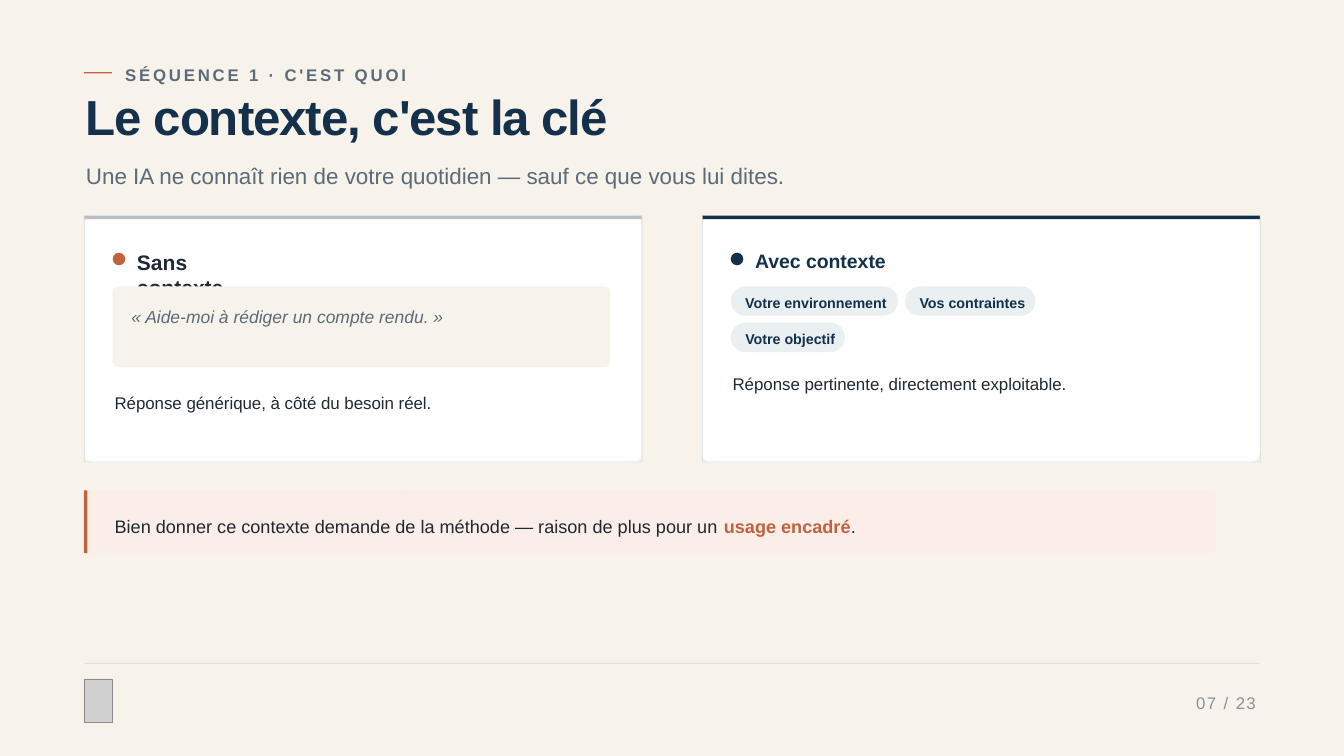
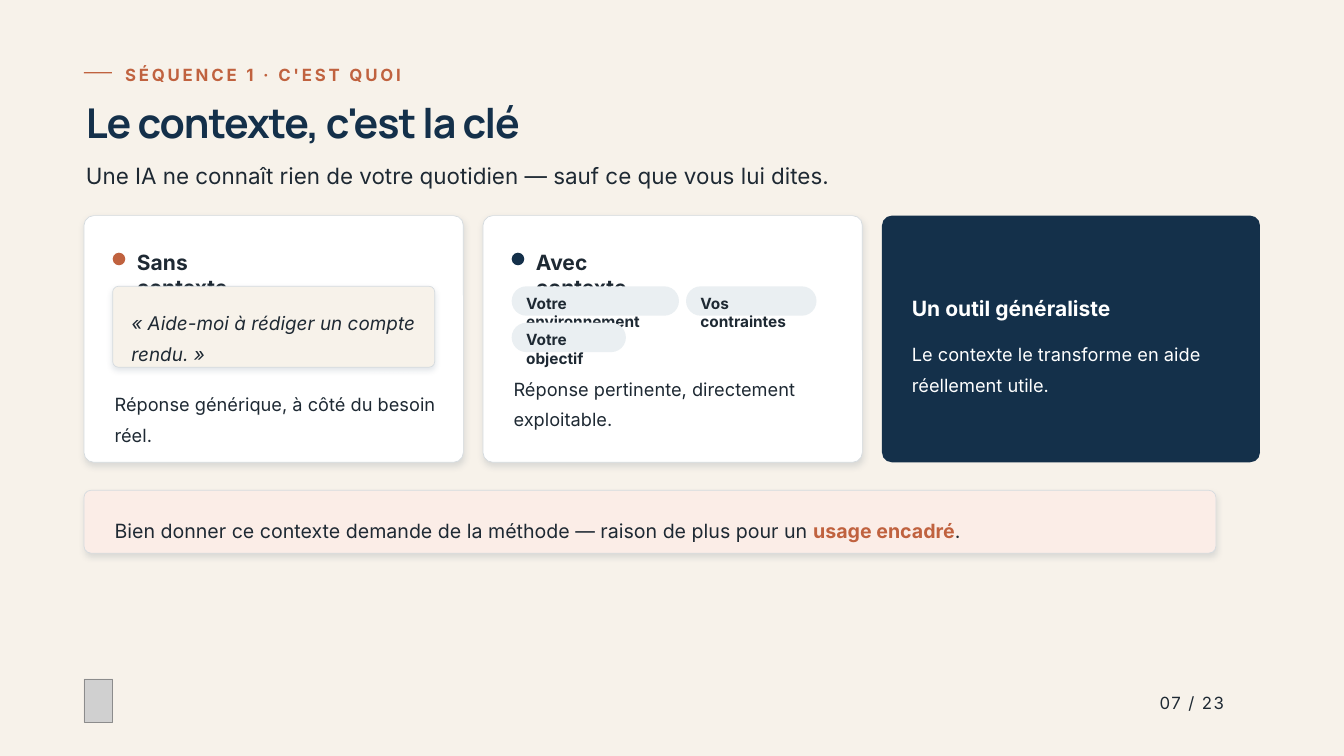
Before and after one commit to IsomereFR/Divers, a slide deck: slide 7 of Demande_de_prompt_formation_IA_2.pptx. Drawn at 1344x756 pixels with LibreOffice and Linux fonts; fonts in the diff are those of the drawing; grey boxes stand for pictures. Boxes give left, top, right and bottom in pixels: in the first picture for what was removed or moved away, otherwise in the second. Text is boxed around its words. In the diff, an @@ line names an element or a change of style, - is before the commit and + after.

```diff
--- a/Demande_de_prompt_formation_IA_2.pptx
+++ b/Demande_de_prompt_formation_IA_2.pptx
@@ text "SÉQUENCE 1 · C'EST QUOI" at [125,67,400,82]: font Arial to Inter, text colour #5B6B79 to #C0623F @@
@@ text "Le contexte, c'est la clé" at [86,105,520,144]: size 52.7 to 44 pt, font Arial to Manrope; line spacing 0.84 to 1.04 @@
@@ text "Une IA ne connaît rien ..." at [86,167,829,189]: font Arial to Inter, text colour #5B6B79 to #1E2933 @@
@@ rounded rectangle: place and size @@
-rounded rectangle at [84,216,642,462]
+rounded rectangle at [84,216,464,462]
@@ rectangle removed at [84,216,642,219] @@
@@ rectangle removed at [84,216,85,462] @@
@@ outline none to #D5DBDF 0.75 pt; shadow on in 4 elements at [84,491,1216,554], [84,216,464,462], [113,286,435,367], [483,216,863,462] @@
@@ rounded rectangle: place and size @@
-rounded rectangle at [702,216,1260,462]
+rounded rectangle at [483,216,863,462]
@@ rectangle removed at [642,216,642,462] @@
@@ rectangle removed at [702,216,1260,219] @@
@@ rectangle removed at [702,216,703,462] @@
@@ rounded rectangle added at [882,216,1259,462], fill #14304A @@
@@ rectangle removed at [1260,216,1261,462] @@
@@ text "Sans contexte" at [137,254,228,287]: font Arial to Inter @@
@@ 4 texts, 3 rounded rectangles, 1 ellipse: place and size @@
-4 texts, 3 rounded rectangles, 1 ellipse at [730,253,1036,352]
+4 texts, 3 rounded rectangles, 1 ellipse at [511,253,816,367]
@@ text "Avec contexte" at [536,254,627,300]: size 20.8 to 22.5 pt, font Arial to Inter, text colour #14304A to #1E2933 @@
@@ rounded rectangle: place and size @@
-rounded rectangle at [113,286,610,367]
+rounded rectangle at [113,286,435,367]
@@ text "« Aide-moi à rédiger un ..." at [131,315,415,361]: size 18.7 to 20.2 pt, font Arial to Inter, text colour #5B6B79 to #1E2933; line spacing 1.2 to 1.4 @@
@@ size 15.3 to 16.5 pt, font Arial to Inter, text colour #14304A to #1E2933 in 3 elements at [526,297,640,327], [700,297,785,327], [526,333,583,367] @@
@@ text added at [912,300,1110,321], 22.5 pt, text #FFFFFF, bold @@
+Un outil généraliste
@@ text added at [912,347,1200,393], 19.5 pt, text #FFFFFF @@
+Le contexte le transforme en aide réellement utile.
@@ text "Réponse générique, à côté du ..." at [115,397,435,442]: size 18 to 19.5 pt, font Arial to Inter @@
@@ text "Réponse pertinente, directement exploitable.": place and size @@
-text "Réponse pertinente, directement exploitable." at [733,377,1066,394]
+text "Réponse pertinente, directement exploitable." at [514,382,795,430]
@@ text "Réponse pertinente, directement exploitable." at [514,382,795,430]: size 18 to 19.5 pt, font Arial to Inter; line spacing 1.2 to 1.4 @@
@@ rectangle removed at [84,462,642,462] @@
@@ rectangle removed at [702,462,1260,462] @@
@@ rectangle removed at [84,491,87,554] @@
@@ text "Bien donner ce contexte demande ..." at [115,523,960,542]: size 19.4 to 21 pt, font Arial to Inter; line spacing 1.25 to 1.35 @@
@@ rectangle removed at [84,663,1260,663] @@
@@ text "07 / 23": place and size @@
-text "07 / 23" at [1196,697,1256,709]
+text "07 / 23" at [1160,696,1224,709]
@@ text "07 / 23" at [1160,696,1224,709]: font Arial to Inter, text colour #8A9097 to #1E2933 @@
```
Also in this commit, not shown: 22 other slides changed.
